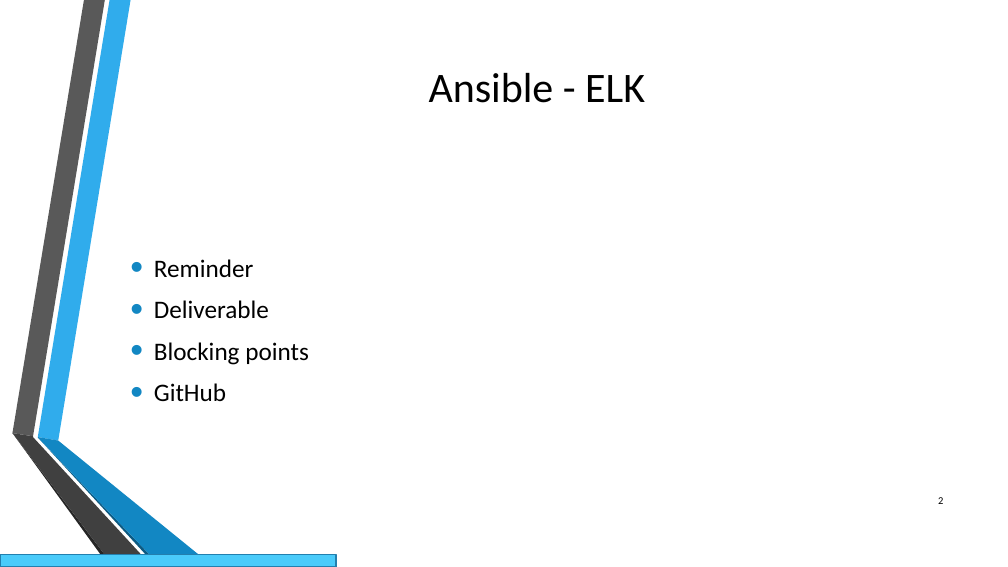
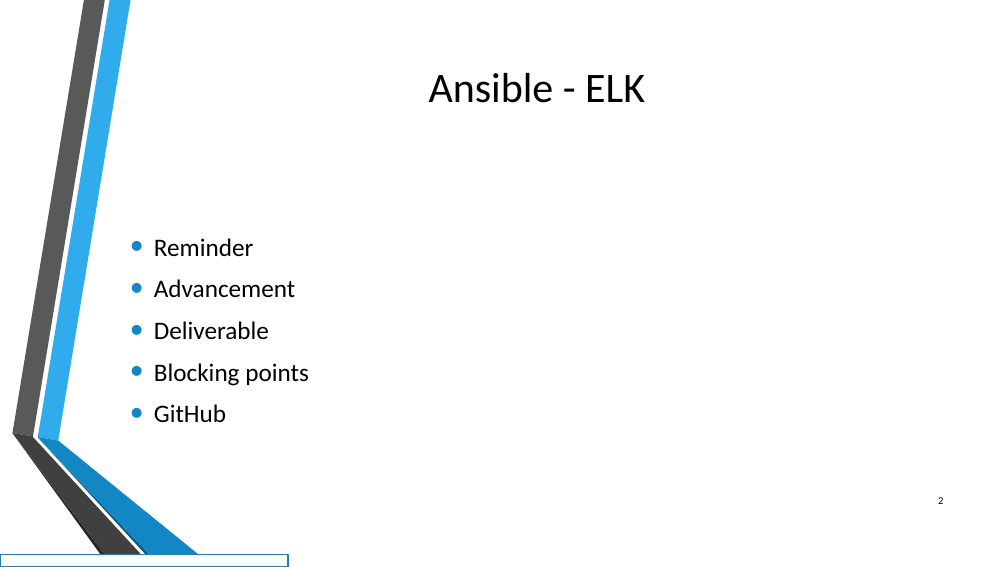
Before and after one commit to Nodulaire/ELK-Ansible, a slide deck: slide 2 of Presentation/PresC4.pptx. Drawn at 1008x567 pixels with LibreOffice and Linux fonts; fonts in the diff are those of the drawing; background and template pictures are left out. Boxes give left, top, right and bottom in pixels: in the first picture for what was removed or moved away, otherwise in the second. Text is boxed around its words. In the diff, an @@ line names an element or a change of style, - is before the commit and + after.

```diff
--- a/Presentation/PresC4.pptx
+++ b/Presentation/PresC4.pptx
@@ text at box(154, 279, 295, 297): paragraph added @@
+• Advancement
@@ rectangle: place and size @@
-rectangle at box(0, 554, 336, 567)
+rectangle at box(0, 554, 288, 567)
@@ rectangle at box(0, 554, 288, 567): fill #4ACBFA to #FFFFFF @@
```
Also in this commit, not shown: 5 other slides changed, 1 slide added, 1 other file.
